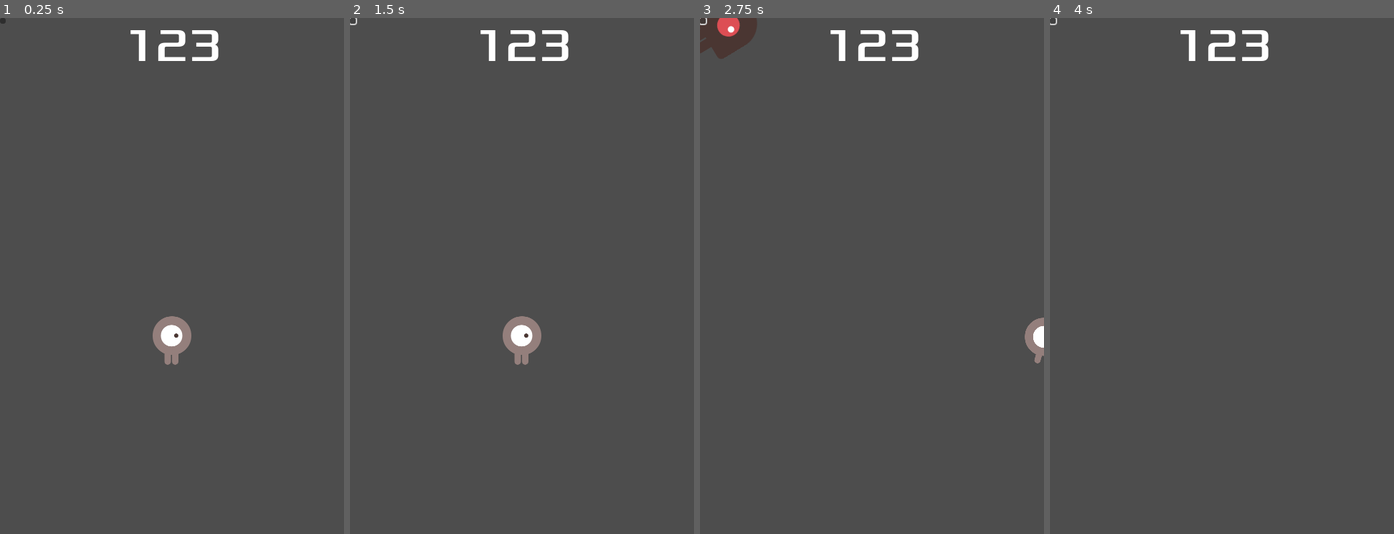
Above: before the commit, frames 1-4 (left to right).
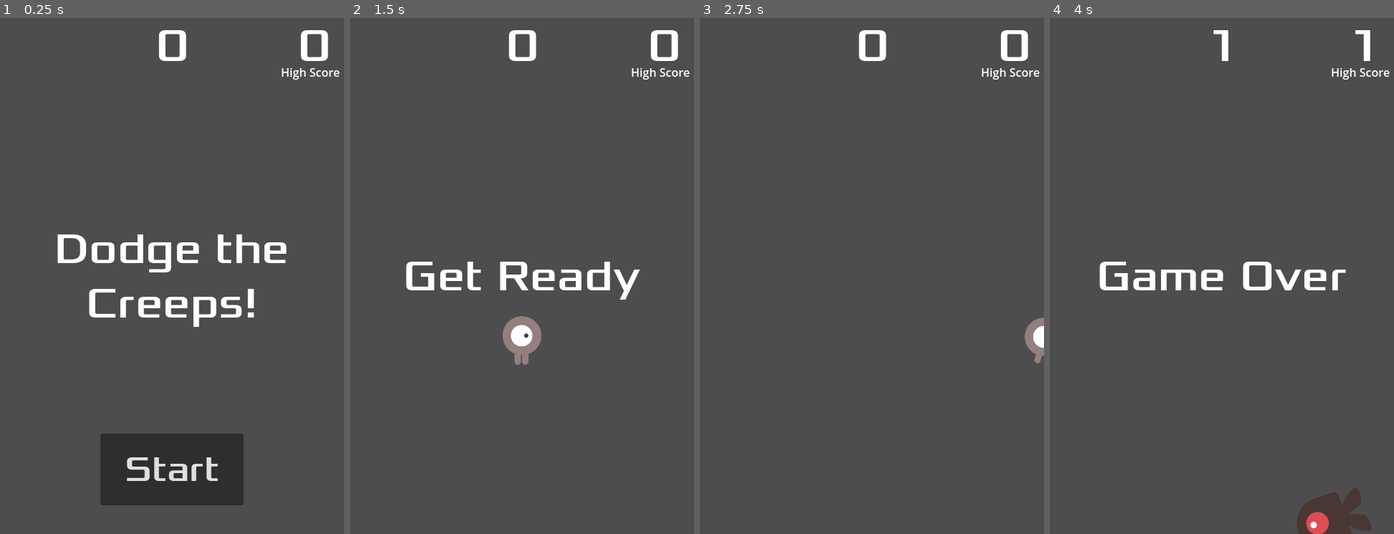
Above: after the commit, the same moments.

Repository: wesley-stecker/air-combat
Game: Godot game, scene res://main.tscn
The game is run twice, just before and just after one commit, with the same random seed, the same clock (stepped at 60 frames per second) and the same inputs.
Inputs (mouse positions are in pixels of both pictures, inside the frame that each line leads up to; where the layout moved, square brackets give the same spot in the first picture):
- Up to frame 1 (0.25 s): no input
- Up to frame 2 (1.5 s): click (522, 472) [353, 23] at 0.5 s; click (353, 23) at 1.27 s
- Up to frame 3 (2.75 s): tap Enter at 2 s; hold Right (move_right) from 2.03 s (still down)
- Up to frame 4 (4 s): release Right (move_right) at 2.78 s; hold Down (move_down) 2.78-3.53 s; hold Right (move_right) from 3.53 s (still down)

The runs differ from the first frame. In frame 1, 10% of the frame differs, in the area x 0-99%, y 0-95%; in frame 2, 2.6%; in frame 3, 2.0%; in frame 4, 3.7%.

Commit message:
highscore

Diff:
--- /dev/null
+++ b/creeps/hud.gd
@@ -0,0 +1,44 @@
+extends CanvasLayer
+
+signal start_game
+
+func show_message(text):
+	$Message.text = text
+	$Message.show()
+	$MessageTimer.start()
+
+func show_game_over():
+	show_message("Game Over")
+	# Wait until the MessageTimer has counted down.
+	await $MessageTimer.timeout
+
+	$Message.text = "Dodge the Creeps!"
+	$Message.show()
+	# Make a one-shot timer and wait for it to finish.
+	await get_tree().create_timer(1.0).timeout
+	$StartButton.show()
+
+func update_score(score):
+	$ScoreLabel.text = str(score)
+
+func update_highscore(highscore):
+	$HighScoreLabel.text = str(highscore)
+
+# Called when the node enters the scene tree for the first time.
+func _ready() -> void:
+	pass # Replace with function body.
+
+
+# Called every frame. 'delta' is the elapsed time since the previous frame.
+func _process(delta: float) -> void:
+	pass
+
+
+func _on_start_button_pressed() -> void:
+	$StartButton.hide()
+	start_game.emit()
+
+
+
+func _on_message_timer_timeout() -> void:
+	$Message.hide()
--- a/creeps/hud.tscn
+++ b/creeps/hud.tscn
@@ -1,27 +1,80 @@
-[gd_scene load_steps=2 format=3 uid="uid://blvp2nx0g7qpq"]
+[gd_scene load_steps=3 format=3 uid="uid://blvp2nx0g7qpq"]
 
+[ext_resource type="Script" path="res://hud.gd" id="1_0ag05"]
 [ext_resource type="FontFile" uid="uid://b83kbov7vx1hw" path="res://fonts/Xolonium-Regular.ttf" id="1_t228d"]
 
 [node name="HUD" type="CanvasLayer"]
+script = ExtResource("1_0ag05")
 
 [node name="ScoreLabel" type="Label" parent="."]
 anchors_preset = 5
 anchor_left = 0.5
 anchor_right = 0.5
-offset_left = -68.0
-offset_right = 68.0
+offset_left = -22.5
+offset_right = 22.5
 offset_bottom = 78.0
 grow_horizontal = 2
 theme_override_fonts/font = ExtResource("1_t228d")
 theme_override_font_sizes/font_size = 64
-text = "123"
+text = "0"
 
 [node name="Message" type="Label" parent="."]
-offset_right = 40.0
-offset_bottom = 23.0
+anchors_preset = 8
+anchor_left = 0.5
+anchor_top = 0.5
+anchor_right = 0.5
+anchor_bottom = 0.5
+offset_left = -240.0
+offset_top = -84.5
+offset_right = 240.0
+offset_bottom = 84.5
+grow_horizontal = 2
+grow_vertical = 2
+theme_override_fonts/font = ExtResource("1_t228d")
+theme_override_font_sizes/font_size = 60
+text = "Dodge the Creeps!"
+horizontal_alignment = 1
+vertical_alignment = 1
+autowrap_mode = 2
 
 [node name="StartButton" type="Button" parent="."]
-offset_right = 8.0
-offset_bottom = 8.0
+anchors_preset = 7
+anchor_left = 0.5
+anchor_top = 1.0
+anchor_right = 0.5
+anchor_bottom = 1.0
+offset_left = -100.0
+offset_top = -140.0
+offset_right = 100.0
+offset_bottom = -40.0
+grow_horizontal = 2
+grow_vertical = 0
+theme_override_fonts/font = ExtResource("1_t228d")
+theme_override_font_sizes/font_size = 50
+text = "Start"
 
 [node name="MessageTimer" type="Timer" parent="."]
+wait_time = 2.0
+one_shot = true
+
+[node name="HighScoreLabel" type="Label" parent="."]
+anchors_preset = 1
+anchor_left = 1.0
+anchor_right = 1.0
+offset_left = -64.0
+offset_right = -19.0
+offset_bottom = 78.0
+grow_horizontal = 0
+theme_override_fonts/font = ExtResource("1_t228d")
+theme_override_font_sizes/font_size = 64
+text = "0"
+
+[node name="Label" type="Label" parent="."]
+offset_left = 392.0
+offset_top = 64.0
+offset_right = 475.0
+offset_bottom = 87.0
+text = "High Score"
+
+[connection signal="pressed" from="StartButton" to="." method="_on_start_button_pressed"]
+[connection signal="timeout" from="MessageTimer" to="." method="_on_message_timer_timeout"]
--- a/creeps/main.gd
+++ b/creeps/main.gd
@@ -1,11 +1,12 @@
 extends Node
 
 @export var mob_scene: PackedScene
-var score
+var score = 0
+var highscore = 0
 
 # Called when the node enters the scene tree for the first time.
 func _ready():
-	new_game()
+	pass
 
 
 # Called every frame. 'delta' is the elapsed time since the previous frame.
@@ -16,17 +17,28 @@
 func game_over():
 	$ScoreTimer.stop()
 	$MobTimer.stop()
+	$HUD.show_game_over()
 
 func new_game():
 	score = 0
 	$Player.start($StartPosition.position)
 	$StartTimer.start()
+	$HUD.update_score(score)
+	$HUD.show_message("Get Ready")
 
-
+func updatehighscorefunc (score):
+	if score >= highscore:
+		highscore = score
+	$HUD.update_highscore(highscore)
 
 
 func _on_score_timer_timeout() -> void:
 	score += 1
+	$HUD.update_score(score)
+	updatehighscorefunc(score)
+
+
+
 
 
 func _on_start_timer_timeout() -> void:
--- a/creeps/main.tscn
+++ b/creeps/main.tscn
@@ -36,6 +36,8 @@
 
 [node name="MobSpawnLocation" type="PathFollow2D" parent="MobPath"]
 
+[connection signal="start_game" from="HUD" to="." method="new_game"]
+[connection signal="start_game" from="HUD" to="." method="_on_hud_start_game"]
 [connection signal="hit" from="Player" to="." method="game_over"]
 [connection signal="timeout" from="MobTimer" to="." method="_on_mob_timer_timeout"]
 [connection signal="timeout" from="ScoreTimer" to="." method="_on_score_timer_timeout"]
